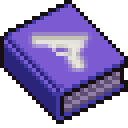
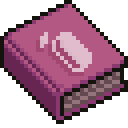
Layered file, before and after one edit (128x128). Changes by layer:
hid "色阶 1 copy" over (x1=28, y1=32, x2=92, y2=72)
added layer "icon" (1st of 2) (60%) above "shadow" over (x1=40, y1=32, x2=92, y2=72)
added layer "shadow" (soft light, 30%) above "icon" over (x1=36, y1=40, x2=84, y2=76)
